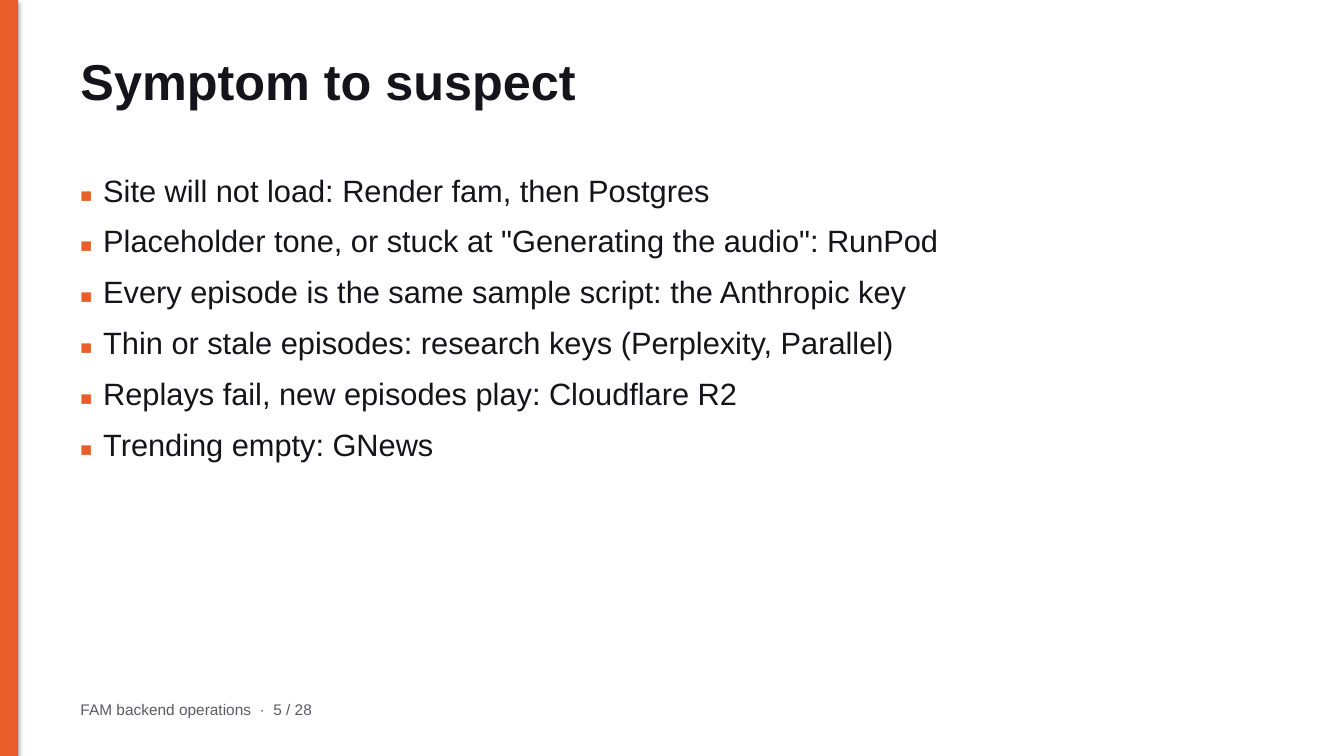
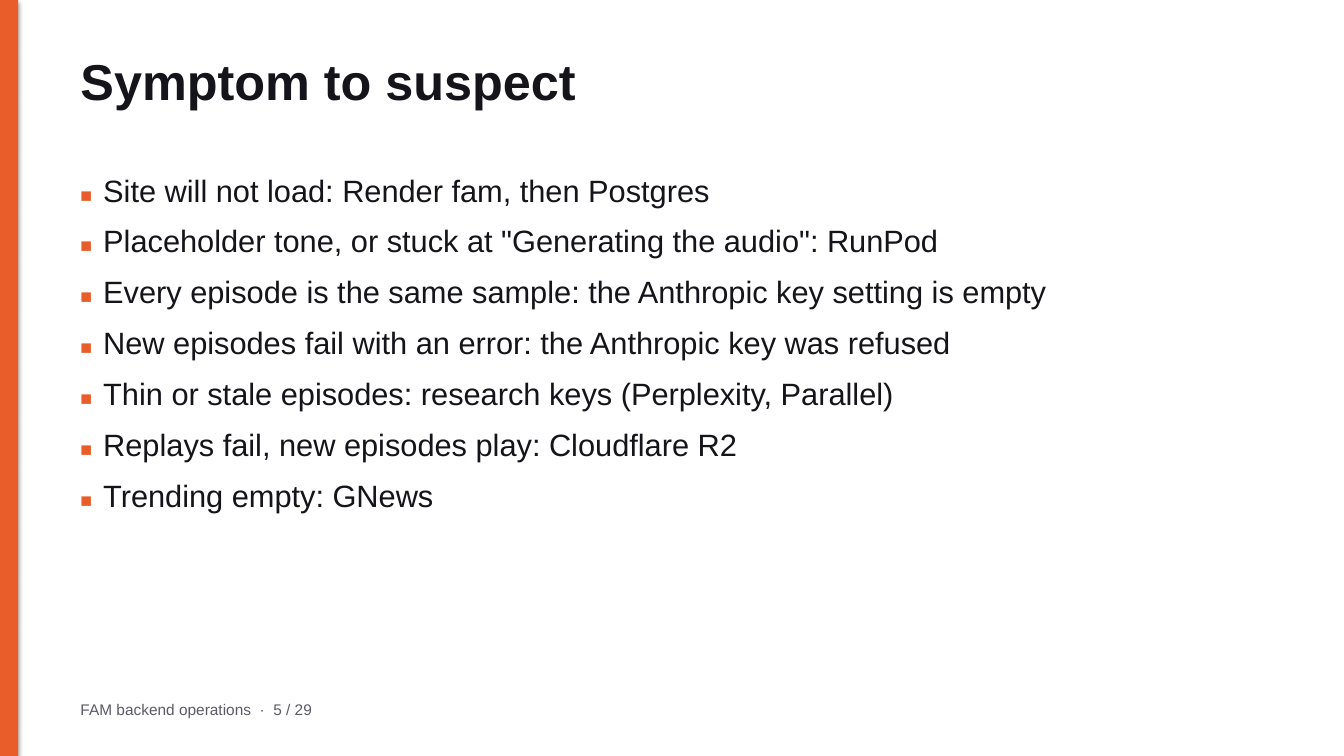
Before and after one commit to tjweingart-byte/FAM, a slide deck: slide 5 of docs/operations/FAM_Backend_Operations.pptx. Drawn at 1344x756 pixels with LibreOffice and Linux fonts; fonts in the diff are those of the drawing. Boxes give left, top, right and bottom in pixels: in the first picture for what was removed or moved away, otherwise in the second. Text is boxed around its words. In the diff, an @@ line names an element or a change of style, - is before the commit and + after.

```diff
--- a/docs/operations/FAM_Backend_Operations.pptx
+++ b/docs/operations/FAM_Backend_Operations.pptx
@@ text at (103,280,1046,360): text changed @@
-■ Every episode is the same sample script: the Anthropic key
+■ Every episode is the same sample: the Anthropic key setting is empty
+■ New episodes fail with an error: the Anthropic key was refused
@@ text at (80,704,312,718): text changed @@
-FAM backend operations · 5 / 28
+FAM backend operations · 5 / 29
```
Also in this commit, not shown: 26 other slides changed, 1 slide added, 15 other files.
